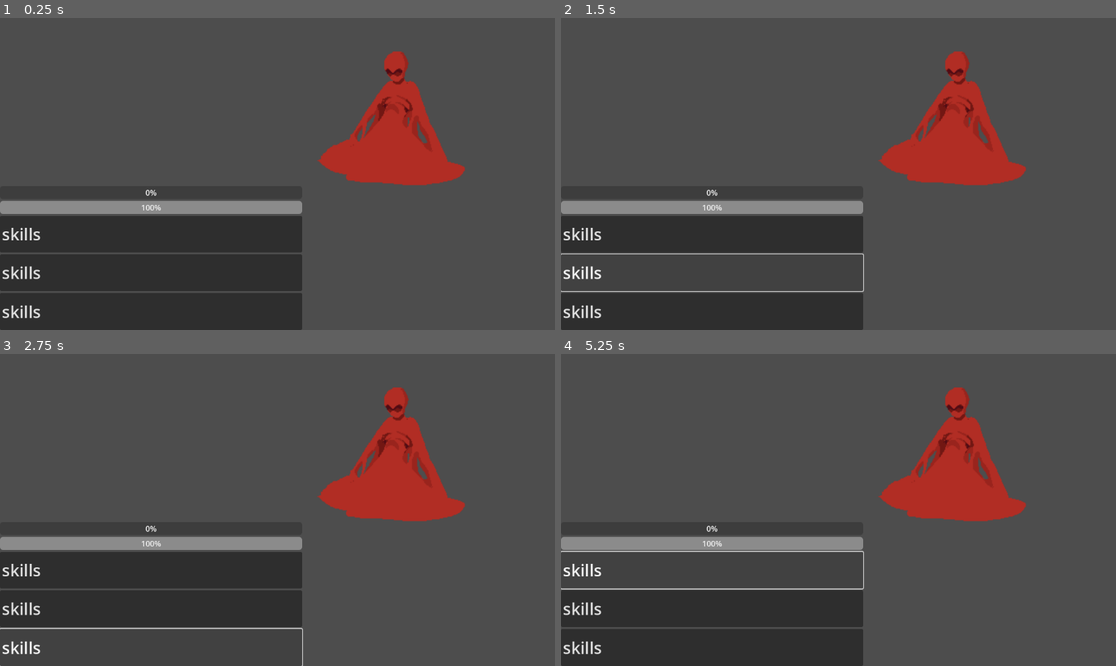
Above: before the commit, frames 1-4 (two rows, left to right).
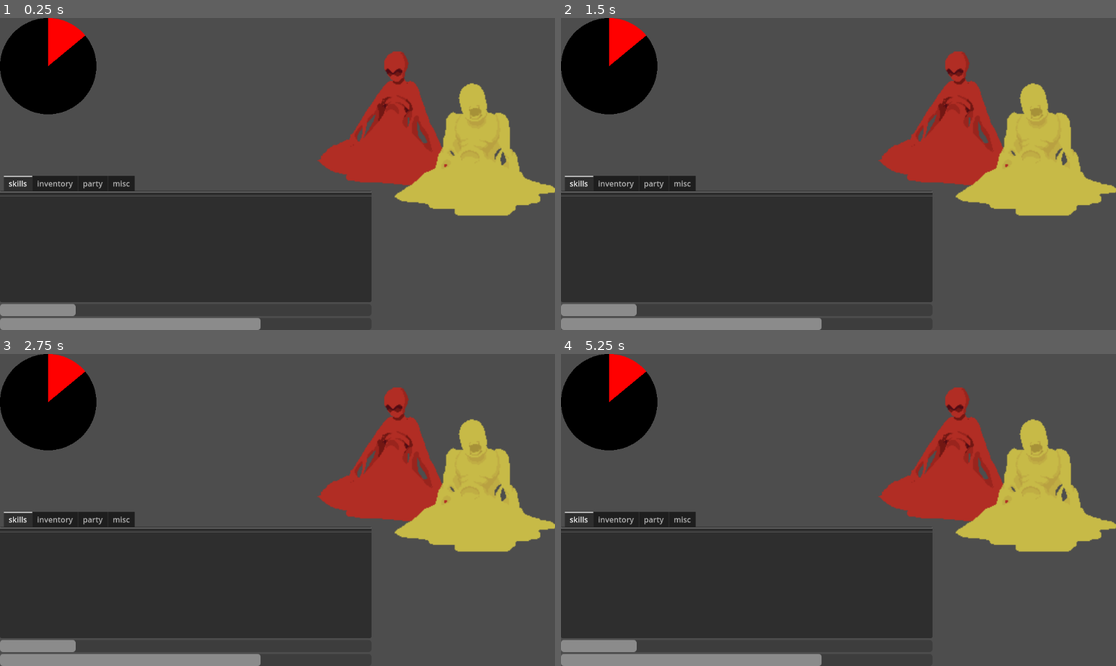
Above: after the commit, the same moments.

Repository: taraaliz/sunsettara
Game: Godot game, scene res://node.tscn
The game is run twice, just before and just after one commit, with the same random seed, the same clock (stepped at 60 frames per second) and the same inputs.
Inputs (mouse positions are in pixels of both pictures, inside the frame that each line leads up to):
- Up to frame 1 (0.25 s): no input
- Up to frame 2 (1.5 s): click (710, 233) at 0.5 s, where only the run before the commit has a clickable "skills"; click (710, 273) at 1.25 s, where only the run before the commit has a clickable "skills"
- Up to frame 3 (2.75 s): click (149, 647) at 2 s, where only the run before the commit has a clickable "skills"
- Up to frame 4 (5.25 s): click (710, 569) at 2.75 s, where only the run before the commit has a clickable "skills"; click (710, 609) at 3.5 s, where only the run before the commit has a clickable "skills"; click (710, 647) at 4.25 s, where only the run before the commit has a clickable "skills"; click (710, 569) at 5 s, where only the run before the commit has a clickable "skills"

The runs differ from the first frame. In frame 1, 22% of the frame differs, in the area x 0-100%, y 0-100%; in frame 2, 22%; in frame 3, 22%; in frame 4, 22%.

Commit message:
lots of stuff

Diff:
--- a/battle/battleScript.gd
+++ /dev/null
@@ -1,7 +0,0 @@
-extends Resource
-class_name encounterResource
-
-@export var enemies : Array[charaResource]
-@export var players : Array[charaResource]
-
-var playerTurn : bool = true
--- /dev/null
+++ b/battle/battlesystem.gd
@@ -0,0 +1,26 @@
+extends Node
+class_name BattleSystemResource
+
+@export var playerArray : partyResource
+@export var enemyArray : partyResource
+@export var arrayPos : int
+
+@export var playerTurn : bool = true
+
+@export var currentDealer: charaResource
+@export var targetCharacter: charaResource
+
+
+
+func _ready():
+	playerTurn = true
+	if playerTurn == true:
+		currentDealer = playerArray.party[0]
+	print(currentDealer.charaName)
+	$%AudioStreamPlayer.play
+
+
+func getSkillOutcome(selectedSkill : skillResource):
+	if selectedSkill == attackResource:
+		var damagedealt = (selectedSkill.attackPower * sqrt(currentDealer.strength)) / sqrt(targetCharacter.Defense)
+		return damagedealt
--- /dev/null
+++ b/battle/partyResource.gd
@@ -0,0 +1,4 @@
+extends Resource
+class_name partyResource
+
+@export var party : Array[charaResource]
--- a/chara/stitions/blood.tres
+++ b/chara/stitions/blood.tres
@@ -7,7 +7,7 @@
 
 [resource]
 script = ExtResource("1_0nb0m")
-bleedResistence = 10.0
+bleedResistence = 0.0
 texture = ExtResource("4_11cuv")
 charaName = "Blood"
 level = 5.0
--- /dev/null
+++ b/chara/stitions/yellow_bile.tres
@@ -0,0 +1,22 @@
+[gd_resource type="Resource" script_class="stitionResource" load_steps=4 format=3 uid="uid://wh87jb03d0g8"]
+
+[ext_resource type="Script" path="res://chara/stitionClass.gd" id="1_ggoxh"]
+[ext_resource type="Script" path="res://actions/skillClass.gd" id="2_tidco"]
+[ext_resource type="Texture2D" uid="uid://c1qsjctbcqxym" path="res://chara/stitions/yellow bile.png" id="3_ppt3t"]
+
+[resource]
+script = ExtResource("1_ggoxh")
+bleedResistence = 0.0
+texture = ExtResource("3_ppt3t")
+charaName = ""
+level = 5.0
+vitality = 5.0
+strength = 5.0
+magic = 5.0
+speed = 5.0
+defense = 5.0
+currentHP = 0.0
+primaryBloodType = 1
+secondaryBloodType = 3
+bloodPosNeg = false
+skillsList = Array[ExtResource("2_tidco")]([])
--- /dev/null
+++ b/encounters/testencounter1.tres
@@ -0,0 +1,9 @@
+[gd_resource type="Resource" script_class="partyResource" load_steps=4 format=3 uid="uid://b1wohjv8h7luv"]
+
+[ext_resource type="Script" path="res://chara/charaClass.gd" id="1_3oduv"]
+[ext_resource type="Resource" uid="uid://cujhcvet6yv8h" path="res://chara/players/lucy.tres" id="2_244uo"]
+[ext_resource type="Script" path="res://battle/partyResource.gd" id="2_vc6ag"]
+
+[resource]
+script = ExtResource("2_vc6ag")
+party = Array[ExtResource("1_3oduv")]([ExtResource("2_244uo")])
--- a/node.tscn
+++ b/node.tscn
@@ -1,47 +1,126 @@
-[gd_scene load_steps=3 format=3 uid="uid://bmslq4ln1ptkj"]
+[gd_scene load_steps=10 format=3 uid="uid://bmslq4ln1ptkj"]
 
+[ext_resource type="Script" path="res://battle/battlesystem.gd" id="1_e28i4"]
+[ext_resource type="Resource" uid="uid://b1wohjv8h7luv" path="res://encounters/testencounter1.tres" id="2_ew7i2"]
 [ext_resource type="Texture2D" uid="uid://dw2hqaea5upfv" path="res://chara/stitions/blood.png" id="2_sewhm"]
-[ext_resource type="Script" path="res://battle/enemy.gd" id="3_anmoo"]
+[ext_resource type="Texture2D" uid="uid://c1qsjctbcqxym" path="res://chara/stitions/yellow bile.png" id="3_umkjb"]
+[ext_resource type="AudioStream" uid="uid://dekuev1xv71hb" path="res://music/lucy blood battle.mp3" id="4_1qtlp"]
+[ext_resource type="Texture2D" uid="uid://c0t33a2d2f2pu" path="res://turnclock empty.png" id="6_3jkki"]
+[ext_resource type="Script" path="res://skillsMenu.gd" id="6_h8fhm"]
+[ext_resource type="Resource" uid="uid://cea2ndquel07p" path="res://skills/pyralgia.tres" id="7_3bryu"]
+[ext_resource type="Texture2D" uid="uid://bp7w3wikcbn73" path="res://turnclock full.png" id="7_eerap"]
 
 [node name="battle" type="Node"]
-
-[node name="VBoxContainer" type="VBoxContainer" parent="."]
-offset_top = 349.0
-offset_right = 627.0
-offset_bottom = 648.0
-
-[node name="player adr" type="ProgressBar" parent="VBoxContainer"]
-layout_mode = 2
-
-[node name="player hp" type="ProgressBar" parent="VBoxContainer"]
-layout_mode = 2
-value = 100.0
-
-[node name="Button" type="Button" parent="VBoxContainer"]
-layout_mode = 2
-size_flags_vertical = 3
-theme_override_font_sizes/font_size = 34
-text = "skills"
-alignment = 0
-
-[node name="Button2" type="Button" parent="VBoxContainer"]
-layout_mode = 2
-size_flags_vertical = 3
-theme_override_font_sizes/font_size = 34
-text = "skills"
-alignment = 0
-
-[node name="Button3" type="Button" parent="VBoxContainer"]
-layout_mode = 2
-size_flags_vertical = 3
-theme_override_font_sizes/font_size = 34
-text = "skills"
-alignment = 0
-
-[node name="enemy" type="Node" parent="."]
-script = ExtResource("3_anmoo")
+script = ExtResource("1_e28i4")
+playerArray = ExtResource("2_ew7i2")
 
 [node name="Blood" type="Sprite2D" parent="."]
 position = Vector2(820, 199)
 scale = Vector2(1.80055, 1.85119)
 texture = ExtResource("2_sewhm")
+
+[node name="YellowBile" type="Sprite2D" parent="."]
+position = Vector2(1006, 275)
+scale = Vector2(1.97549, 1.97549)
+texture = ExtResource("3_umkjb")
+
+[node name="AudioStreamPlayer" type="AudioStreamPlayer" parent="."]
+unique_name_in_owner = true
+stream = ExtResource("4_1qtlp")
+autoplay = true
+parameters/looping = true
+
+[node name="Control" type="Control" parent="."]
+layout_mode = 3
+anchors_preset = 0
+offset_right = 1152.0
+offset_bottom = 648.0
+
+[node name="VBoxContainer" type="VBoxContainer" parent="Control"]
+layout_mode = 2
+offset_top = 328.0
+offset_right = 771.0
+offset_bottom = 648.0
+
+[node name="TabContainer" type="TabContainer" parent="Control/VBoxContainer"]
+layout_mode = 2
+size_flags_vertical = 3
+current_tab = 0
+
+[node name="skills" type="ScrollContainer" parent="Control/VBoxContainer/TabContainer"]
+layout_mode = 2
+size_flags_vertical = 3
+metadata/_tab_index = 0
+
+[node name="VBoxContainer" type="VBoxContainer" parent="Control/VBoxContainer/TabContainer/skills"]
+layout_mode = 2
+size_flags_horizontal = 3
+size_flags_vertical = 3
+script = ExtResource("6_h8fhm")
+fuck = ExtResource("7_3bryu")
+
+[node name="HSeparator2" type="HSeparator" parent="Control/VBoxContainer/TabContainer/skills/VBoxContainer"]
+layout_mode = 2
+
+[node name="HSeparator" type="HSeparator" parent="Control/VBoxContainer/TabContainer/skills/VBoxContainer"]
+layout_mode = 2
+
+[node name="HBoxContainer4" type="HBoxContainer" parent="Control/VBoxContainer/TabContainer/skills/VBoxContainer"]
+visible = false
+layout_mode = 2
+size_flags_vertical = 0
+
+[node name="MenuButton" type="MenuButton" parent="Control/VBoxContainer/TabContainer/skills/VBoxContainer/HBoxContainer4"]
+custom_minimum_size = Vector2(0, 50)
+layout_mode = 2
+size_flags_horizontal = 3
+text = "Blood Rush"
+alignment = 0
+item_count = 2
+popup/item_0/text = "blood"
+popup/item_0/id = 0
+popup/item_1/text = "yellow bile"
+popup/item_1/id = 1
+
+[node name="Label" type="Label" parent="Control/VBoxContainer/TabContainer/skills/VBoxContainer/HBoxContainer4"]
+custom_minimum_size = Vector2(100, 0)
+layout_mode = 2
+size_flags_horizontal = 8
+text = "40% ADR | 14s"
+horizontal_alignment = 1
+
+[node name="inventory" type="Control" parent="Control/VBoxContainer/TabContainer"]
+visible = false
+layout_mode = 2
+metadata/_tab_index = 1
+
+[node name="party" type="Control" parent="Control/VBoxContainer/TabContainer"]
+visible = false
+layout_mode = 2
+metadata/_tab_index = 2
+
+[node name="misc" type="Control" parent="Control/VBoxContainer/TabContainer"]
+visible = false
+layout_mode = 2
+metadata/_tab_index = 3
+
+[node name="ProgressBar" type="ProgressBar" parent="Control/VBoxContainer"]
+custom_minimum_size = Vector2(0, 25)
+layout_mode = 2
+value = 20.0
+show_percentage = false
+
+[node name="ProgressBar2" type="ProgressBar" parent="Control/VBoxContainer"]
+custom_minimum_size = Vector2(0, 25)
+layout_mode = 2
+value = 70.0
+show_percentage = false
+
+[node name="TextureProgressBar" type="TextureProgressBar" parent="Control"]
+layout_mode = 0
+offset_right = 40.0
+offset_bottom = 40.0
+value = 14.0
+fill_mode = 4
+texture_under = ExtResource("6_3jkki")
+texture_progress = ExtResource("7_eerap")
--- /dev/null
+++ b/skillsMenu.gd
@@ -0,0 +1,9 @@
+extends VBoxContainer
+
+@export var fuck : actionResource
+
+func getSkills():
+
+	var skillButton = Button.new()
+	skillButton.text = fuck.Name
+	add_child(skillButton)
Binary file added: chara/stitions/yellow bile.png
Not shown, added: chara/stitions/yellow bile.png.import
Not shown, added: export_presets.cfg
Not shown, added: music/lucy blood battle.mp3.import
Renamed: skillsbutton.gd -> skillslist.gd
Binary file added: turnclock empty.png
Not shown, added: turnclock empty.png.import
Binary file added: turnclock full.png
Not shown, added: turnclock full.png.import
Not shown, added: music/lucy blood battle.mp3
